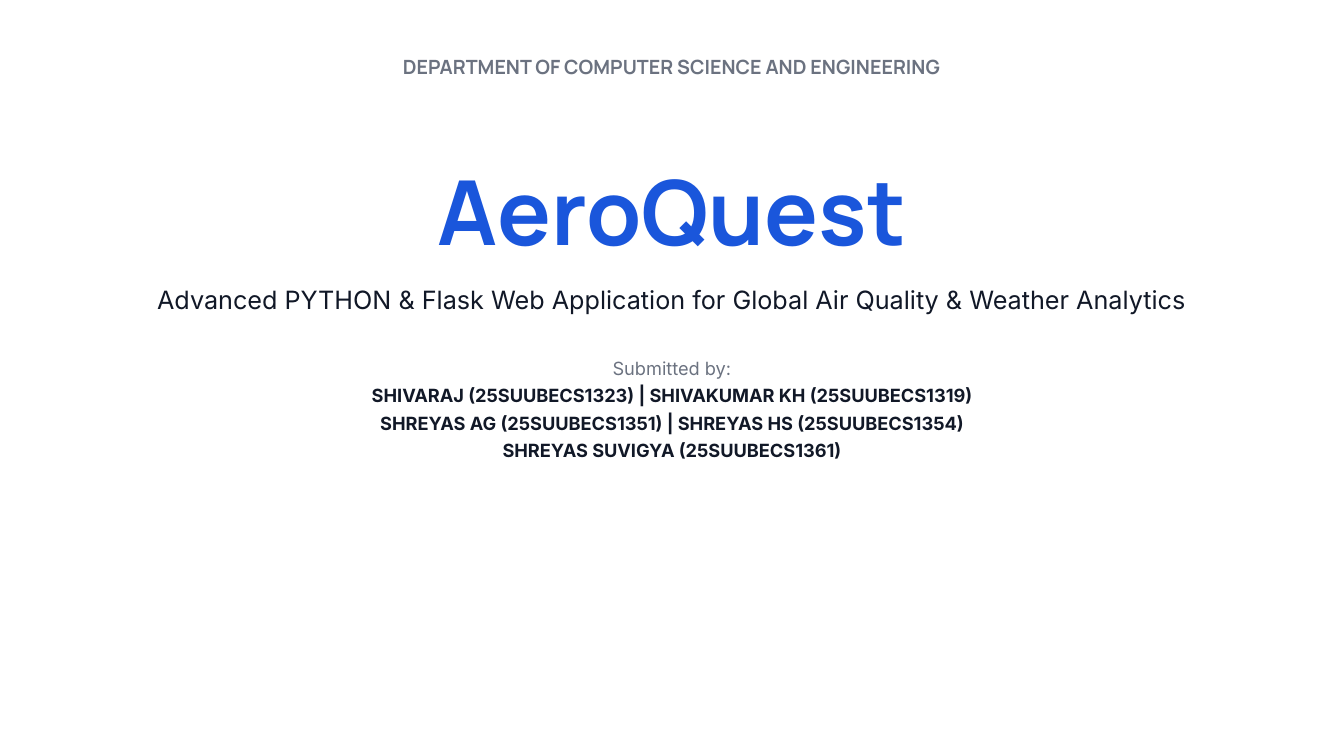
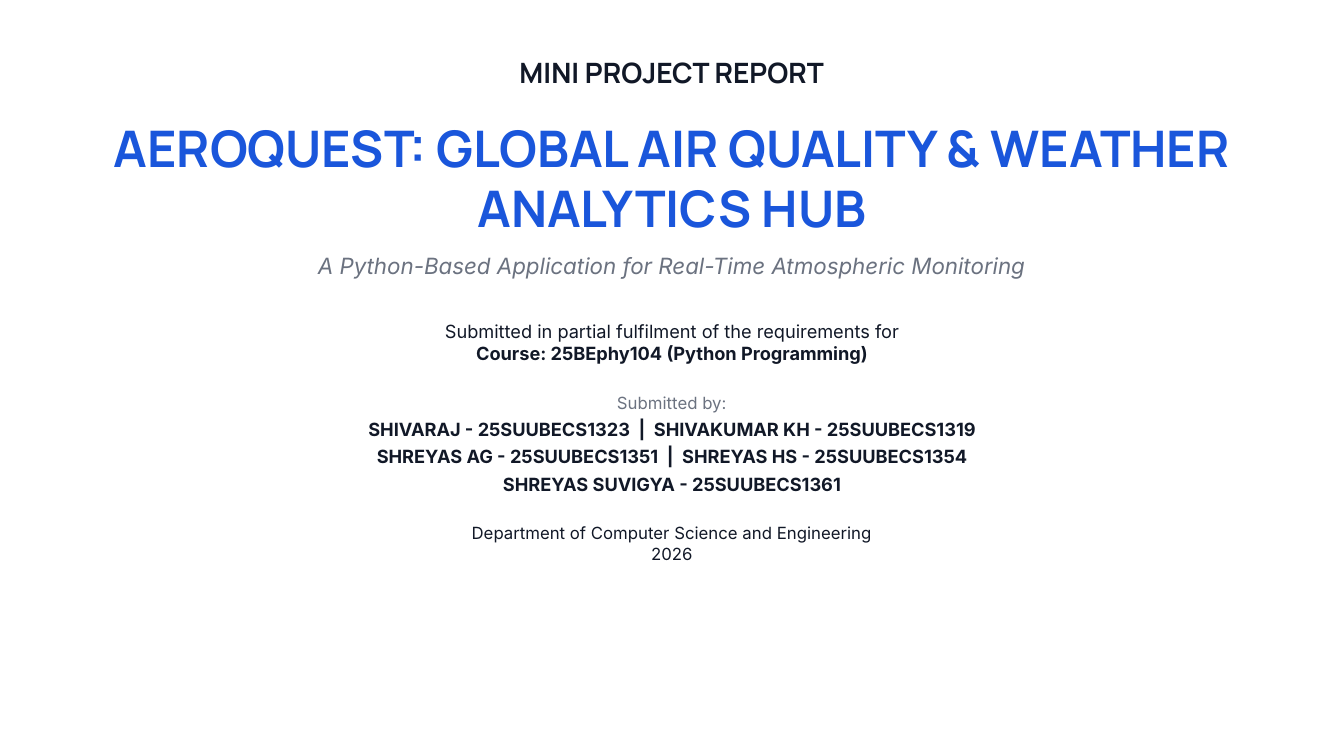
Before and after one commit to Shivaraj519/AeroQuest, a slide deck: slide 1 of AeroQuest_Presentation_Final.pptx. Drawn at 1344x756 pixels with LibreOffice and Linux fonts; fonts in the diff are those of the drawing. Boxes give left, top, right and bottom in pixels: in the first picture for what was removed or moved away, otherwise in the second. Text is boxed around its words. In the diff, an @@ line names an element or a change of style, - is before the commit and + after.

Commit message:
Configure AeroQuest PowerPoint presentation to match the layout of Medicine Reminder System

```diff
--- a/AeroQuest_Presentation_Final.pptx
+++ b/AeroQuest_Presentation_Final.pptx
@@ text "MINI PROJECT REPORT": place and size @@
-text "MINI PROJECT REPORT" at [157,179,1185,459]
+text "MINI PROJECT REPORT" at [114,62,1230,560]
@@ text removed at [403,59,939,75] @@
-DEPARTMENT OF COMPUTER SCIENCE AND ENGINEERING
@@ text at [114,62,1230,364]: text changed; size 18 to 13 pt @@
-AeroQuest
-Advanced PYTHON & Flask Web Application for Global Air Quality & Weather Analytics
+MINI PROJECT REPORT
+AEROQUEST: GLOBAL AIR QUALITY & WEATHER ANALYTICS HUB
+A Python-Based Application for Real-Time Atmospheric Monitoring
+Submitted in partial fulfilment of the requirements for
+Course: 25BEphy104 (Python Programming)
@@ text at [617,396,726,413]: size 13 to 12 pt in "Submitted by:"; less space between paragraphs @@
@@ text at [368,422,976,560]: text changed @@
-SHIVARAJ (25SUUBECS1323) | SHIVAKUMAR KH (25SUUBECS1319)
-SHREYAS AG (25SUUBECS1351) | SHREYAS HS (25SUUBECS1354)
-SHREYAS SUVIGYA (25SUUBECS1361)
+SHIVARAJ - 25SUUBECS1323 | SHIVAKUMAR KH - 25SUUBECS1319
+SHREYAS AG - 25SUUBECS1351 | SHREYAS HS - 25SUUBECS1354
+SHREYAS SUVIGYA - 25SUUBECS1361
+Department of Computer Science and Engineering
+2026
```
Also in this commit, not shown: 4 other slides changed, 12 slides added, 11 slides removed, 1 other file.
